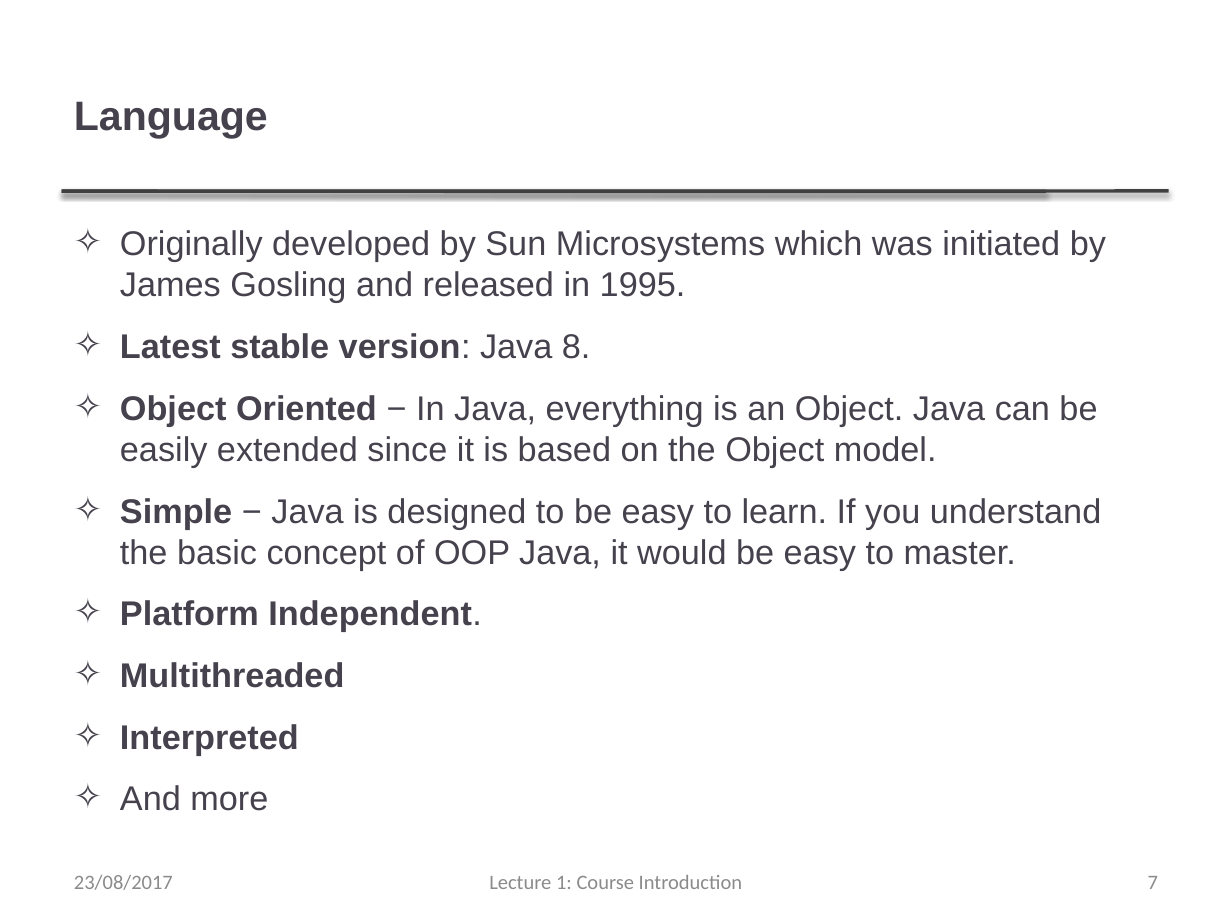
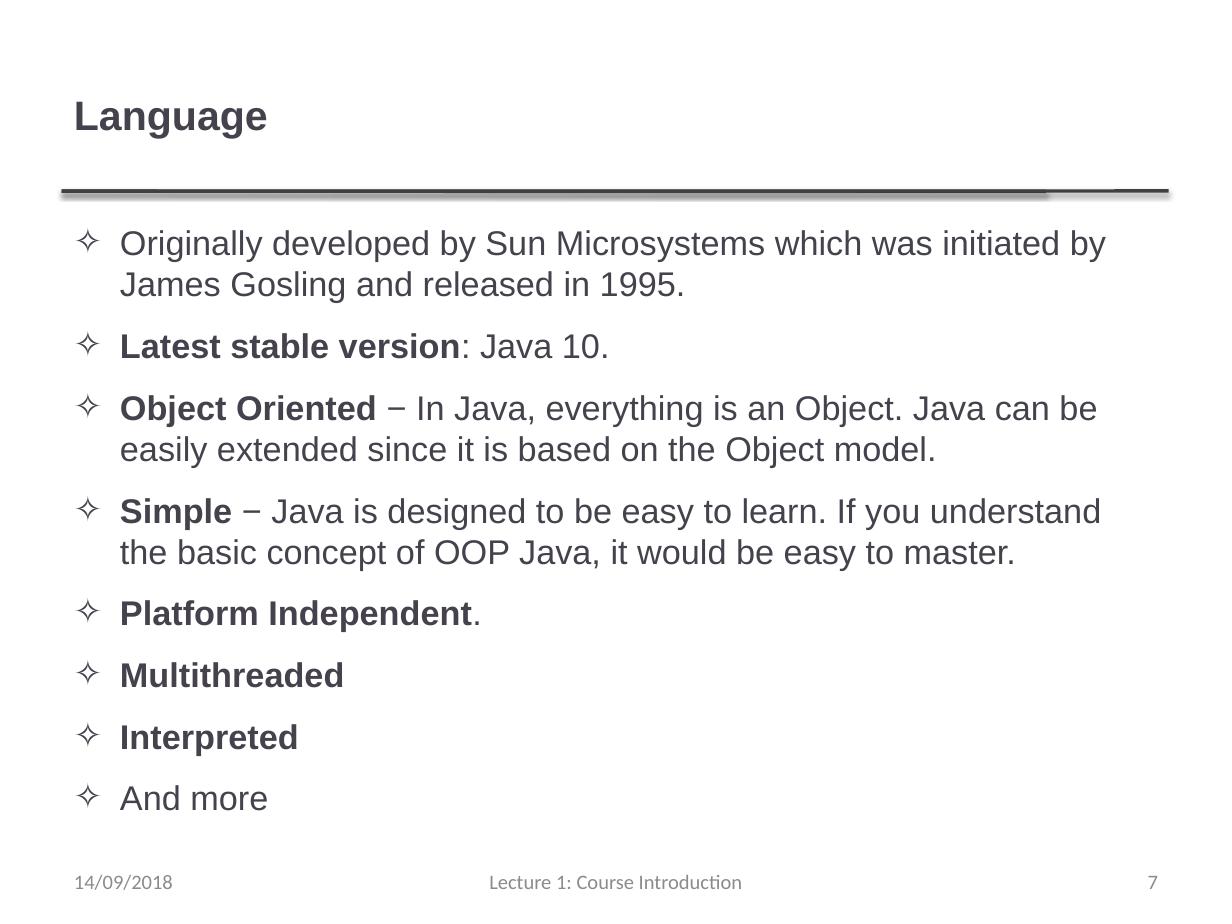
Before and after one commit to thanqminh/thanqminh.github.io, a slide deck: slide 7 of courses/oopjava/lecture1.pptx. Drawn at 1232x924 pixels with LibreOffice and Linux fonts; fonts in the diff are those of the drawing. Boxes give left, top, right and bottom in pixels: in the first picture for what was removed or moved away, otherwise in the second. Text is boxed around its words. In the diff, an @@ line names an element or a change of style, - is before the commit and + after.

```diff
--- a/courses/oopjava/lecture1.pptx
+++ b/courses/oopjava/lecture1.pptx
@@ text at (x1=120, y1=333, x2=610, y2=359): text changed @@
-✧ Latest stable version: Java 8.
+✧ Latest stable version: Java 10.
@@ text at (x1=74, y1=875, x2=173, y2=890): text changed @@
-23/08/2017
+14/09/2018
```
Also in this commit, not shown: 7 other slides changed, 16 other files.
